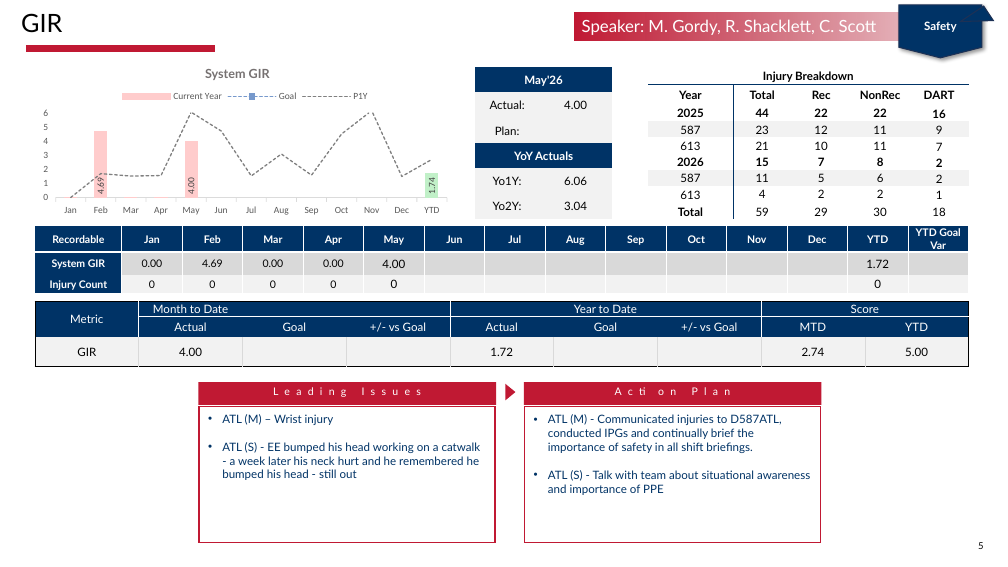
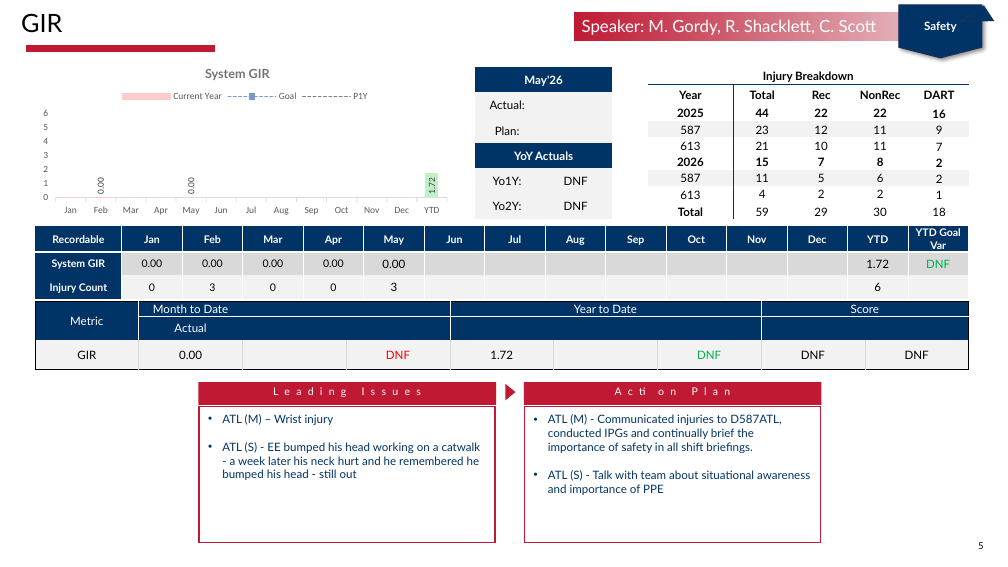
Before and after one commit to srushtilingeDELTA/MPR, a slide deck: slide 5 of output/GSE MPR - May 2026.pptx. Drawn at 1008x567 pixels with LibreOffice and Linux fonts; fonts in the diff are those of the drawing; background and template pictures are left out. Boxes give left, top, right and bottom in pixels: in the first picture for what was removed or moved away, otherwise in the second. Text is boxed around its words. In the diff, an @@ line names an element or a change of style, - is before the commit and + after.

```diff
--- a/output/GSE MPR - May 2026.pptx
+++ b/output/GSE MPR - May 2026.pptx
@@ column chart at [35, 82, 455, 219] @@
@@ Current Year, Feb: 4.69 to 0 @@
@@ Current Year, May: 4 to 0 @@
@@ Current Year, YTD: 1.74 to 1.72 @@
-P1Y: 0, 1.7, 1.5, 1.6, 6.1, 4.7, 1.5, 3.1, 1.6, 4.5, 6.2, 1.5, 2.7
+P1Y: -, -, -, -, -, -, -, -, -, -, -, -, -
@@ table at [476, 67, 613, 219] @@
-row 2, column 2: 4.00
+row 2, column 2: 
-row 5, column 2: 6.06
+row 5, column 2: DNF
-row 6, column 2: 3.04
+row 6, column 2: DNF
@@ table at [35, 226, 969, 297] @@
-row 2: System GIR | 0.00 | 4.69 | 0.00 | 0.00 | 4.00 |  |  |  |  |  |  |  | 1.72 | 
+row 2: System GIR | 0.00 | 0.00 | 0.00 | 0.00 | 0.00 |  |  |  |  |  |  |  | 1.72 | DNF
-row 3: Injury Count | 0 | 0 | 0 | 0 | 0 |  |  |  |  |  |  |  | 0 | 
+row 3: Injury Count | 0 | 3 | 0 | 0 | 3 |  |  |  |  |  |  |  | 6 | 
@@ table at [35, 302, 967, 367] @@
-row 2:  | Actual | Goal | +/- vs Goal | Actual | Goal | +/- vs Goal | MTD | YTD
+row 2:  | Actual |  |  |  |  |  |  | 
-row 3: GIR | 4.00 |  |  | 1.72 |  |  | 2.74 | 5.00
+row 3: GIR | 0.00 |  | DNF | 1.72 |  | DNF | DNF | DNF
```
Also in this commit, not shown: 10 other slides changed, 37 other files.
